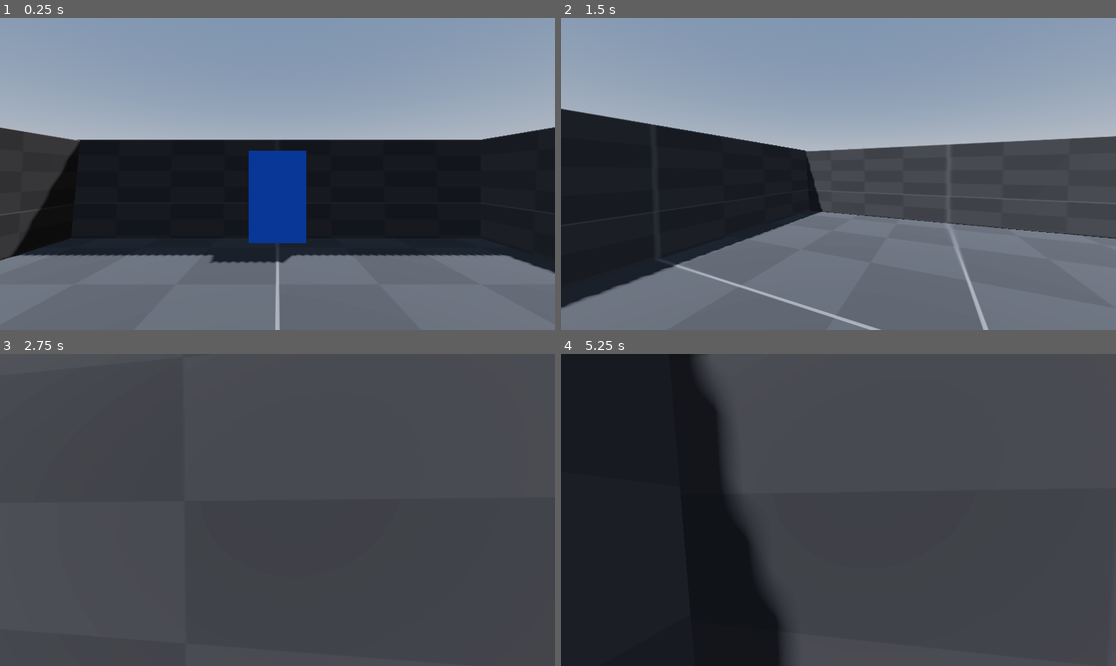
Above: before the commit, frames 1-4 (two rows, left to right).
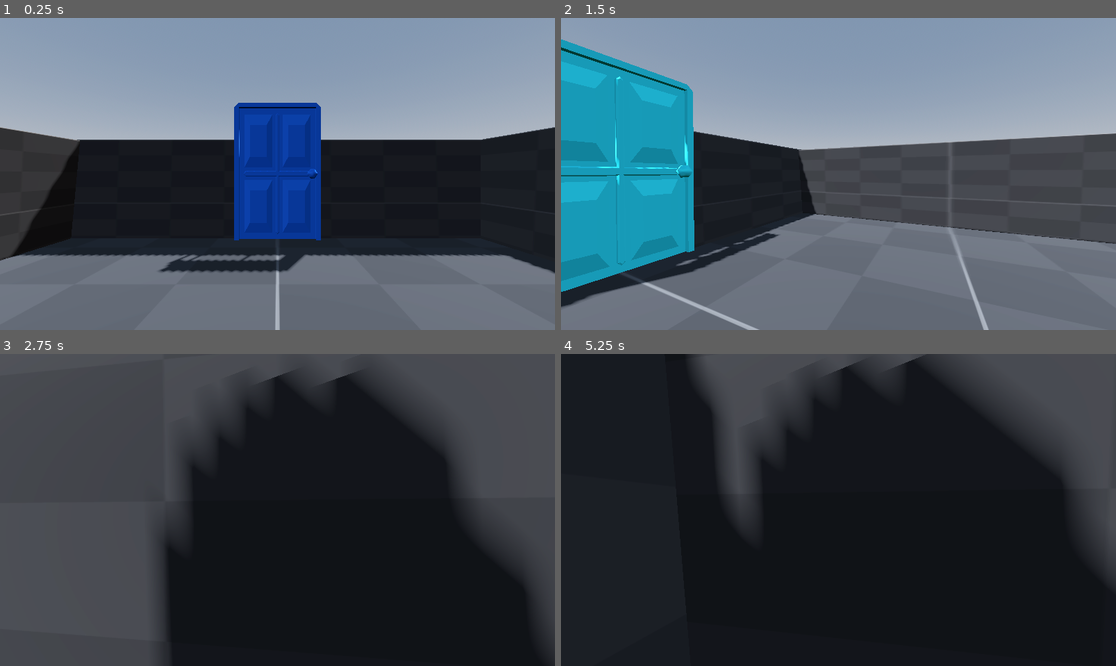
Above: after the commit, the same moments.

Repository: LukeJSimmons/jame-gam-41
Game: Godot game, scene res://scenes/main.tscn
Same seed, same stepped clock (60 frames per second), same inputs: the game is played once before the commit and once after it.
Inputs (mouse positions are in pixels of both pictures, inside the frame that each line leads up to):
- Up to frame 1 (0.25 s): no input
- Up to frame 2 (1.5 s): tap Enter at 0.5 s; move the mouse to (866, 174) at 0.52 s; hold Shift (run) 0.53-1.28 s; hold W (forward) from 0.53 s (still down); move the mouse to (810, 174) at 1.27 s; tap Shift (run) at 1.35 s
- Up to frame 3 (2.75 s): keep holding W (forward); move the mouse to (288, 503) at 2.02 s; hold Shift (run) from 2.03 s (still down)
- Up to frame 4 (5.25 s): keep holding W (forward); tap Space at 2.75 s; move the mouse to (832, 516) at 2.77 s; release Shift (run) at 2.78 s; tap Shift (run) at 2.85, 4.35 s; move the mouse to (877, 513) at 3.52 s; hold Shift (run) 3.53-4.28 s; tap Enter at 4.25 s; move the mouse to (794, 506) at 4.27 s; move the mouse to (844, 510) at 5.02 s; hold Shift (run) from 5.03 s (still down)

The runs differ from the first frame. In frame 1, 5.2% of the frame differs, in the area x 28-58%, y 27-82%; in frame 2, 19%; in frame 3, 50%; in frame 4, 51%, in the area x 27-100%, y 0-100%.

Commit message:
Finish room generation

Diff:
--- a/scenes/door/door.gd
+++ b/scenes/door/door.gd
@@ -1,6 +1,6 @@
 extends Area3D
 
-@onready var mesh = $MeshInstance3D
+@onready var mesh = $door/door
 @onready var exit_position = $exit_position
 @onready var room = get_parent()
 @onready var rooms_container = room.get_parent()
--- a/scenes/door/door.tscn
+++ b/scenes/door/door.tscn
@@ -1,22 +1,22 @@
 [gd_scene load_steps=4 format=3 uid="uid://geipq4j2ewxu"]
 
 [ext_resource type="Script" uid="uid://bivspi06w41em" path="res://scenes/door/door.gd" id="1_bu3y2"]
+[ext_resource type="PackedScene" uid="uid://c5cea3glty3y2" path="res://models/door.fbx" id="2_odsy8"]
 
 [sub_resource type="BoxShape3D" id="BoxShape3D_08jtm"]
-size = Vector3(1.4, 2, 1.4)
-
-[sub_resource type="BoxMesh" id="BoxMesh_08jtm"]
+size = Vector3(1.4, 3, 0.599609)
 
 [node name="door" type="Area3D" groups=["door"]]
 script = ExtResource("1_bu3y2")
 
 [node name="CollisionShape3D" type="CollisionShape3D" parent="."]
-transform = Transform3D(1, 0, 0, 0, 1, 0, 0, 0, 1, 5.96046e-08, 1, 5.96046e-08)
+transform = Transform3D(1, 0, 0, 0, 1, 0, 0, 0, 1, 5.96046e-08, 1.5, 0.400195)
 shape = SubResource("BoxShape3D_08jtm")
 
-[node name="MeshInstance3D" type="MeshInstance3D" parent="."]
-transform = Transform3D(1.25, 0, 0, 0, 2, 0, 0, 0, 1.25, 0, 1, 0)
-mesh = SubResource("BoxMesh_08jtm")
+[node name="door" parent="." instance=ExtResource("2_odsy8")]
+transform = Transform3D(-1, 0, -8.74228e-08, 0, 1, 0, 8.74228e-08, 0, -1, 0, 0, 0)
 
 [node name="exit_position" type="Node3D" parent="."]
 transform = Transform3D(-1, 0, 8.74228e-08, 0, 1, 0, -8.74228e-08, 0, -1, 0, 0, 1.9)
+
+[editable path="door"]
--- a/scenes/main.tscn
+++ b/scenes/main.tscn
@@ -6,7 +6,7 @@
 [ext_resource type="PackedScene" uid="uid://bdeqltvkbli42" path="res://scenes/rooms/door_rooms/door_room_1.tscn" id="4_tbgi4"]
 
 [sub_resource type="NavigationMesh" id="NavigationMesh_jyhfs"]
-vertices = PackedVector3Array(-4.125, -0.5, -4.125, -4.125, -0.5, -1.125, -3.625, -0.5, -0.875, -0.875, -0.5, -3.625, -1.125, -0.5, -4.125, 4.125, -0.5, -4.125, -4.125, -0.5, 4.125, 4.125, -0.5, 4.125)
+vertices = PackedVector3Array(-4.125, 0.5, -4.125, -4.125, 0.5, -1.125, -3.625, 0.5, -0.875, -0.875, 0.5, -3.625, -1.125, 0.5, -4.125, 4.125, 0.5, -4.125, -4.125, 0.5, 4.125, 4.125, 0.5, 4.125)
 polygons = [PackedInt32Array(4, 3, 0), PackedInt32Array(0, 3, 1), PackedInt32Array(1, 3, 2), PackedInt32Array(3, 5, 2), PackedInt32Array(2, 5, 6), PackedInt32Array(6, 5, 7)]
 
 [sub_resource type="ProceduralSkyMaterial" id="ProceduralSkyMaterial_jyhfs"]
@@ -27,7 +27,7 @@
 [node name="player" parent="." instance=ExtResource("1_0wfyh")]
 
 [node name="enemy" parent="." instance=ExtResource("2_sugp2")]
-transform = Transform3D(1, 0, 0, 0, 1, 0, 0, 0, 1, 0, 0, 3)
+transform = Transform3D(1, 0, 0, 0, 1, 0, 0, 0, 1, 0, 2, 3)
 player_path = NodePath("../player")
 
 [node name="NavigationRegion3D" type="NavigationRegion3D" parent="."]
@@ -36,12 +36,6 @@
 [node name="rooms_container2" parent="NavigationRegion3D" instance=ExtResource("3_jyhfs")]
 
 [node name="door_room_1" parent="NavigationRegion3D/rooms_container2" instance=ExtResource("4_tbgi4")]
-
-[node name="door2" parent="NavigationRegion3D/rooms_container2/door_room_1" index="6"]
-visible = true
-
-[node name="door4" parent="NavigationRegion3D/rooms_container2/door_room_1" index="8"]
-color = Color(1, 0, 0, 1)
 
 [node name="env" type="Node3D" parent="."]
 
@@ -52,4 +46,5 @@
 [node name="WorldEnvironment" type="WorldEnvironment" parent="env"]
 environment = SubResource("Environment_tefeu")
 
-[editable path="NavigationRegion3D/rooms_container2/door_room_1"]
+[node name="Camera3D" type="Camera3D" parent="."]
+transform = Transform3D(1, 0, 0, 0, -4.37114e-08, 1, 0, -1, -4.37114e-08, 0, 41, 0)
--- a/scenes/player/player.tscn
+++ b/scenes/player/player.tscn
@@ -6,6 +6,8 @@
 
 [sub_resource type="CapsuleShape3D" id="CapsuleShape3D_8afob"]
 radius = 0.54272
+
+[sub_resource type="CapsuleMesh" id="CapsuleMesh_8afob"]
 
 [node name="player" type="CharacterBody3D"]
 script = ExtResource("1_8afob")
@@ -26,5 +28,9 @@
 shape = SubResource("CapsuleShape3D_8afob")
 debug_color = Color(0.980373, 0, 0.380223, 0.42)
 
+[node name="MeshInstance3D" type="MeshInstance3D" parent="."]
+transform = Transform3D(1, 0, 0, 0, 1, 0, 0, 0, 1, 0, 1, 0)
+mesh = SubResource("CapsuleMesh_8afob")
+
 [connection signal="area_entered" from="Area3D" to="." method="_on_area_3d_area_entered"]
 [connection signal="body_entered" from="Area3D" to="." method="_on_area_3d_body_entered"]
--- a/scenes/rooms/door_rooms/door_room_1.tscn
+++ b/scenes/rooms/door_rooms/door_room_1.tscn
@@ -36,16 +36,16 @@
 material = SubResource("StandardMaterial3D_y7mhy")
 
 [node name="door" parent="." instance=ExtResource("1_fh4hj")]
-transform = Transform3D(1, 0, 0, 0, 1, 0, 0, 0, 1, 0, 0, -5)
+transform = Transform3D(1, 0, 0, 0, 1, 0, 0, 0, 1, 0, 0, -4.77106)
 
 [node name="door2" parent="." instance=ExtResource("1_fh4hj")]
-transform = Transform3D(-4.37114e-08, 0, -1, 0, 1, 0, 1, 0, -4.37114e-08, 5, 0, 0)
+transform = Transform3D(-4.37114e-08, 0, -1, 0, 1, 0, 1, 0, -4.37114e-08, 4.75128, 0, 0)
 visible = false
 
 [node name="door3" parent="." instance=ExtResource("1_fh4hj")]
-transform = Transform3D(-1, 0, -8.74228e-08, 0, 1, 0, 8.74228e-08, 0, -1, 0, 0, 5)
+transform = Transform3D(-1, 0, -8.74228e-08, 0, 1, 0, 8.74228e-08, 0, -1, 0, 0, 4.74902)
 visible = false
 
 [node name="door4" parent="." instance=ExtResource("1_fh4hj")]
-transform = Transform3D(-4.37114e-08, 0, 1, 0, 1, 0, -1, 0, -4.37114e-08, -5, 0, 0)
+transform = Transform3D(-4.37114e-08, 0, 1, 0, 1, 0, -1, 0, -4.37114e-08, -4.75269, 0, 0)
 visible = false
--- a/scenes/rooms/room.gd
+++ b/scenes/rooms/room.gd
@@ -2,3 +2,10 @@
 
 @onready var rooms_container = get_parent()
 @onready var doors = [$door, $door2, $door3, $door4]
+
+@export var num_of_doors: int
+
+
+func _ready():
+	for n in num_of_doors:
+		doors[n].visible = true
--- a/scenes/rooms_container.gd
+++ b/scenes/rooms_container.gd
@@ -1,7 +1,7 @@
 extends Node3D
 
 @onready var room = preload("res://scenes/rooms/door_rooms/door_room_1.tscn")
-@onready var rooms = get_children()
+var rooms = get_children()
 
 var doors = []
 
@@ -11,8 +11,12 @@
 
 
 func generate_room(enter_door):
+	rooms = get_children()
+
 	var new_room = room.instantiate()
-	new_room.position = position + Vector3(10,0,0)
+	new_room.position = rooms[-1].global_position + Vector3(10,0,0)
+	new_room.num_of_doors = randi_range(2,4)
 	new_room.get_node('door').exit_door = enter_door
+	new_room.get_node('door').color = enter_door.color
 	self.add_child(new_room)
 	return new_room
Not shown: 1 places in scenes/player/player.tscn that only renumber resources
